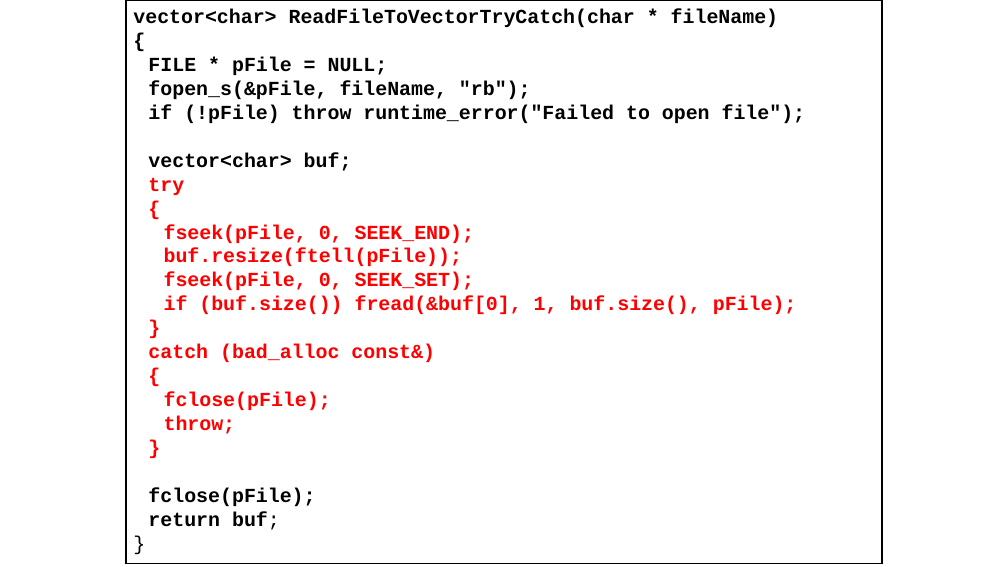
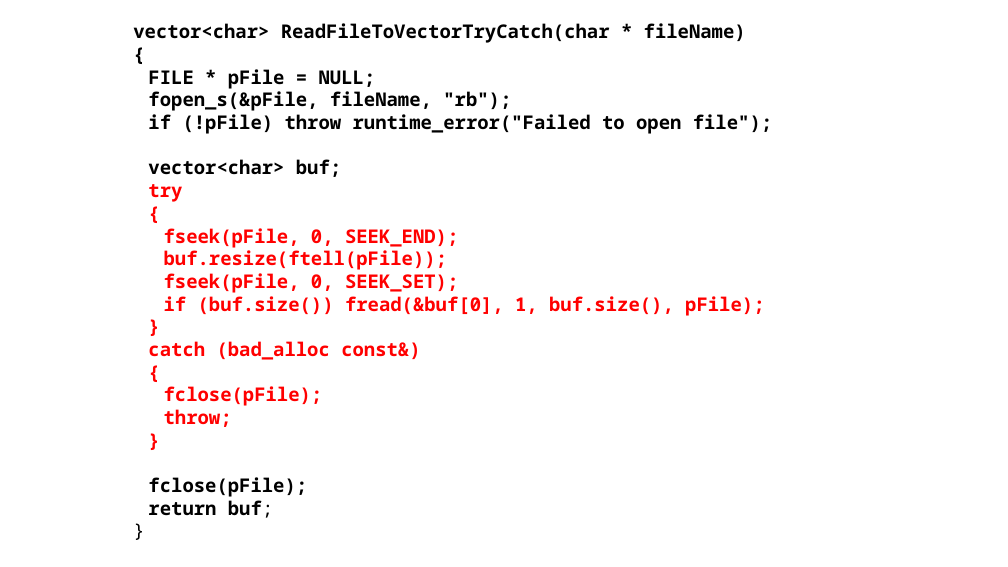
Before and after one commit to alexey-malov/oop, a slide deck: slide 53 of lectures/05/Обработка ошибок и исключительных ситуаций.pptx. Drawn at 1008x567 pixels with LibreOffice and Linux fonts; fonts in the diff are those of the drawing. Boxes give left, top, right and bottom in pixels: in the first picture for what was removed or moved away, otherwise in the second. Text is boxed around its words. In the diff, an @@ line names an element or a change of style, - is before the commit and + after.

```diff
--- a/lectures/05/Обработка ошибок и исключительных ситуаций.pptx
+++ b/lectures/05/Обработка ошибок и исключительных ситуаций.pptx
@@ text "vector<char> ReadFileToVectorTryCatch(char * fileName)": place and size @@
-text "vector<char> ReadFileToVectorTryCatch(char * fileName)" at (126, 0, 882, 564)
+text "vector<char> ReadFileToVectorTryCatch(char * fileName)" at (133, 23, 772, 518)
@@ text "vector<char> ReadFileToVectorTryCatch(char * fileName)" at (133, 23, 772, 518): size 19 to 18 pt, font Courier New to Noto Sans Mono; outline #000000 1.5 pt to none @@
```
Also in this commit, not shown: 27 other slides changed.
